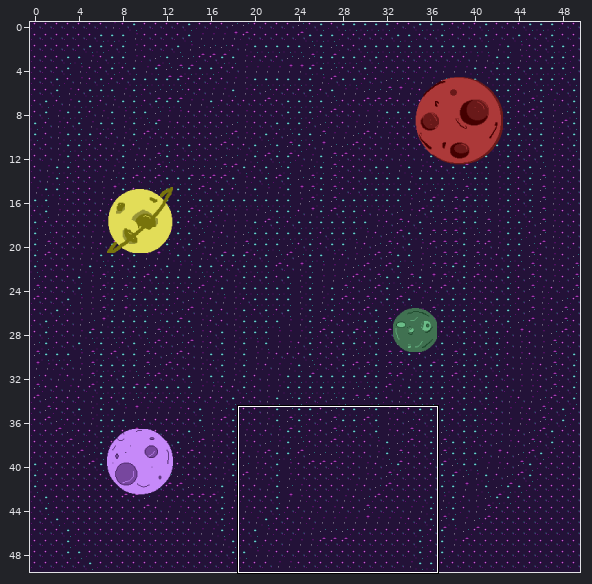
An edit to a level. Tiled map, assets/map/open_world_map.tmx. The first picture is a wide view before the edit; the outline marks the close-up.
Close-up. The starting point:
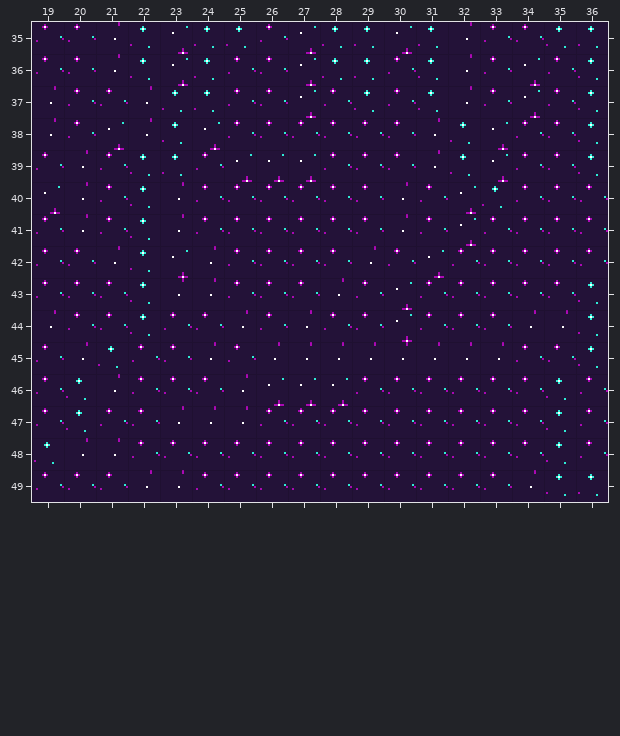
Cells are 32x32 px. Shown: x 19..36, y 35..49. The commit also changed other parts of the map, which this record leaves out.
After the commit:
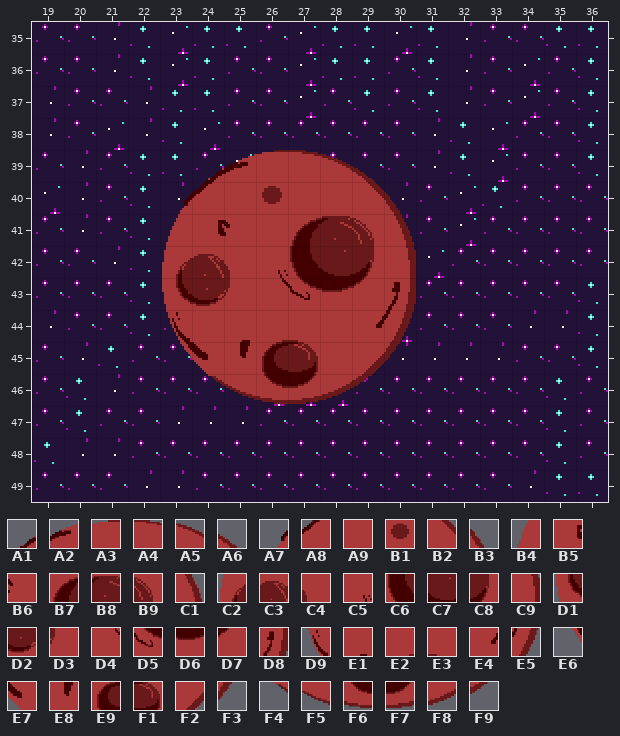
Key: from "map_sky_planets": A1 119, A2 120, A3 121, A4 122, A5 123, A6 124, A7 136, A8 137, A9 138, B1 139, B2 142, B3 143, B4 154, B5 155, B6 156, B7 158, B8 159, B9 160, C1 161, C2 172, C3 173, C4 174, C5 175, C6 176, C7 177, C8 178, C9 179, D1 190, D2 191, D3 192, D4 193, D5 194, D6 195, D7 196, D8 197, D9 208, E1 210, E2 211, E3 212, E4 214, E5 215, E6 226, E7 227, E8 228, E9 229, F1 230, F2 232, F3 233, F4 245, F5 246, F6 247, F7 248, F8 249, F9 250.
__ is an empty cell.
Tiles of an added or newly shown layer are drawn over the layers below it.
The edit:
Layer "planet_4" (added):
Tile A1 is added in row 39 at x 24.
Tile A2 is added in row 39 at x 25.
Tile A3 is added in row 39 at x 26.
Tile A4 is added in row 39 at x 27.
Tile A5 is added in row 39 at x 28.
Tile A6 is added in row 39 at x 29.
Tile A7 is added in row 40 at x 23.
Tile A8 is added in row 40 at x 24.
Tile A9 is added in row 40 at x 25 and 27 to 28; in row 41 at x 26; in row 44 at x 24 and 28; in row 45 at x 28.
Tile B1 is added in row 40 at x 26.
Tile B2 is added in row 40 at x 29.
Tile B3 is added in row 40 at x 30.
Tile B4 is added in row 41 at x 23.
Tile B5 is added in row 41 at x 24.
Tile B6 is added in row 41 at x 25.
Tile B7 is added in row 41 at x 27.
Tile B8 is added in row 41 at x 28.
Tile B9 is added in row 41 at x 29.
Tile C1 is added in row 41 at x 30.
Tile C2 is added in row 42 at x 23.
Tile C3 is added in row 42 at x 24.
Tile C4 is added in row 42 at x 25.
Tile C5 is added in row 42 at x 26.
Tile C6 is added in row 42 at x 27.
Tile C7 is added in row 42 at x 28.
Tile C8 is added in row 42 at x 29.
Tile C9 is added in row 42 at x 30.
Tile D1 is added in row 43 at x 23.
Tile D2 is added in row 43 at x 24.
Tile D3 is added in row 43 at x 25.
Tile D4 is added in row 43 at x 26.
Tile D5 is added in row 43 at x 27.
Tile D6 is added in row 43 at x 28.
Tile D7 is added in row 43 at x 29.
Tile D8 is added in row 43 at x 30.
Tile D9 is added in row 44 at x 23.
Tile E1 is added in row 44 at x 25.
Tile E2 is added in row 44 at x 26.
Tile E3 is added in row 44 at x 27.
Tile E4 is added in row 44 at x 29.
Tile E5 is added in row 44 at x 30.
Tile E6 is added in row 45 at x 23.
Tile E7 is added in row 45 at x 24.
Tile E8 is added in row 45 at x 25.
Tile E9 is added in row 45 at x 26.
Tile F1 is added in row 45 at x 27.
Tile F2 is added in row 45 at x 29.
Tile F3 is added in row 45 at x 30.
Tile F4 is added in row 46 at x 24.
Tile F5 is added in row 46 at x 25.
Tile F6 is added in row 46 at x 26.
Tile F7 is added in row 46 at x 27.
Tile F8 is added in row 46 at x 28.
Tile F9 is added in row 46 at x 29.
Pixel boxes of the changes (left, top, right, bottom) in both close-ups:
added: (162, 150, 416, 404)
